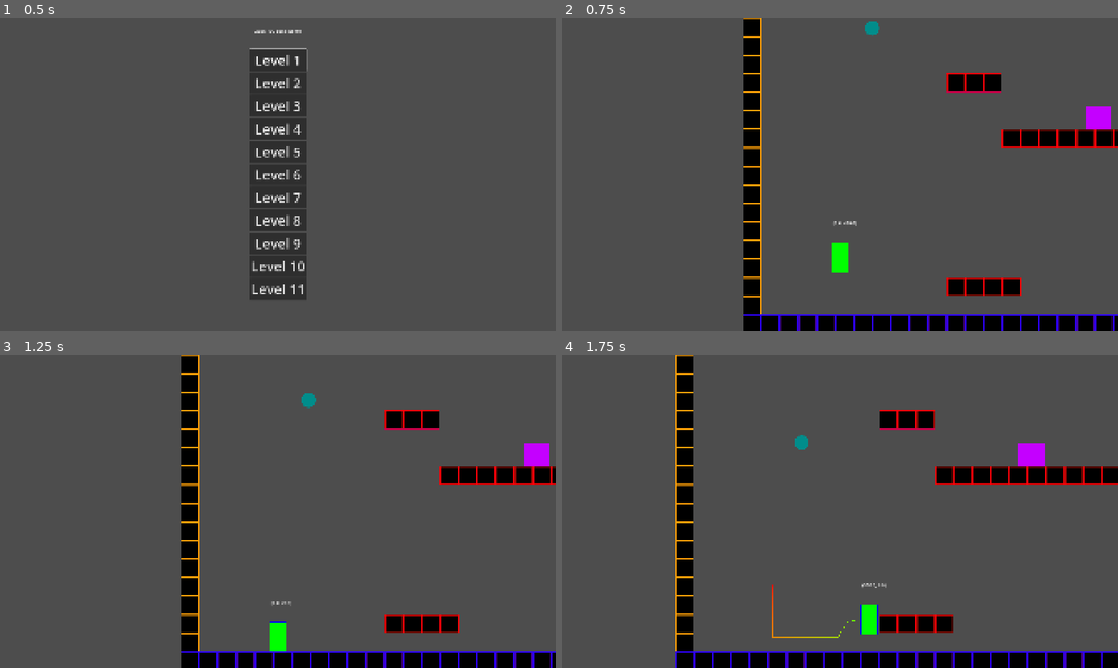
Above: before the commit, frames 1-4 (two rows, left to right).
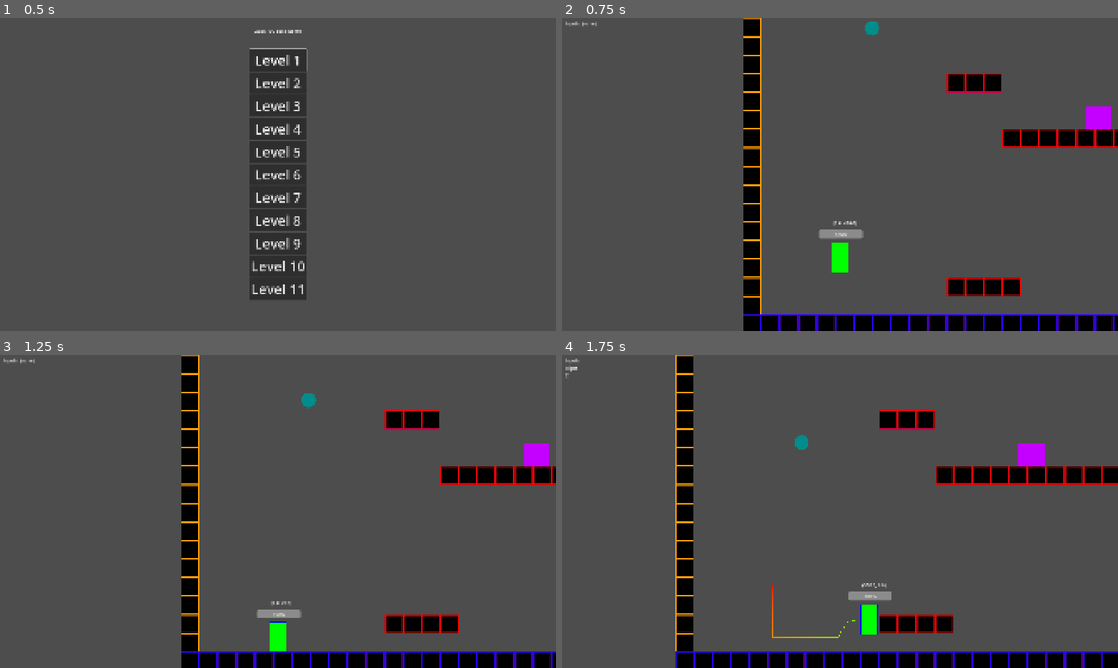
Above: after the commit, the same moments.

Repository: cmoll24/2025_IGC_Vela_Spark
Game: Godot game, scene res://src/main/title.tscn
Two runs of this game, one before a commit and one after it. Both use one fixed random seed, a clock stepped at 60 frames per second and the inputs below.
Inputs:
- Up to frame 1 (0.5 s): no input
- Up to frame 2 (0.75 s): click "Level 1" at 0.5 s
- Up to frame 3 (1.25 s): no input
- Up to frame 4 (1.75 s): tap Enter at 1.25 s; hold Right (move_right) from 1.28 s (still down); hold C (dash) from 1.28 s (still down); tap Z (jump) at 1.52 s

Frame 1 is identical in both runs. In frame 2, 0.3% of the frame differs, in the area x 0-55%, y 1-71%; in frame 3, 0.3%; in frame 4, 0.3%.
Error before the commit: Attempt to call function 'setup' in base 'null instance' on a null instance. (res://src/main/game.gd:19)

Commit message:
Revert "Merge branch 'main' into Chris_Moll"
This reverts commit 93fcd29ad5d930a705ddb4b6d4274282f3e2d2e5, reversing
changes made to 1977f8339d6c3c170d0887f54d7df16f3174f50d.

Diff:
--- a/2025-igc-boss/src/main/game.gd
+++ b/2025-igc-boss/src/main/game.gd
@@ -4,7 +4,6 @@
 var level_file_path = "res://src/levels/level_1V{level_num}.tscn"
 
 @onready var level_container = $level_container
-@onready var hud = $HUD
 
 var current_level : Level
 
@@ -15,5 +14,3 @@
 	var level_scene : PackedScene = load(level_file_path.format({"level_num" : current_level_index}))
 	current_level = level_scene.instantiate()
 	level_container.add_child(current_level)
-
-	hud.setup()
--- a/2025-igc-boss/src/main/hud.gd
+++ b/2025-igc-boss/src/main/hud.gd
@@ -4,21 +4,14 @@
 
 var inputs = {}
 
-@onready var healthbar = $TextureProgressBar
-
 func _ready() -> void:
 	pass
-
-func setup():
-	healthbar.max_value = Global.get_player().health_control.MAX_HEALTH
 
 func _process(_delta: float) -> void:
 	if inputs.is_empty():
 		player_input.text = "Inputs: (none)"
 	else:
 		player_input.text = "Inputs:\n" + "\n".join(inputs.values())
-
-	healthbar.value = Global.get_player().health_control.health
 
 
 func _input(event: InputEvent) -> void:
--- a/2025-igc-boss/src/main/hud.tscn
+++ b/2025-igc-boss/src/main/hud.tscn
@@ -1,11 +1,6 @@
 [gd_scene load_steps=2 format=3 uid="uid://dxq44n7s3ceta"]
 
 [ext_resource type="Script" uid="uid://cbu755oj7nlxw" path="res://src/main/hud.gd" id="1_7of0l"]
-[gd_scene load_steps=4 format=3 uid="uid://dxq44n7s3ceta"]
-
-[ext_resource type="Script" uid="uid://cbu755oj7nlxw" path="res://src/main/hud.gd" id="1_7of0l"]
-[ext_resource type="Texture2D" uid="uid://n5v0b2ld27mk" path="res://assets/debug/projectile.png" id="2_4dl7s"]
-[ext_resource type="Texture2D" uid="uid://b5fylubgb472u" path="res://assets/background/Adobe Express - file (1).png" id="3_yo4nc"]
 
 [node name="HUD" type="CanvasLayer"]
 script = ExtResource("1_7of0l")
@@ -16,16 +11,3 @@
 offset_right = 65.0
 offset_bottom = 30.0
 text = "Inputs:"
-
-[node name="TextureProgressBar" type="TextureProgressBar" parent="."]
-offset_left = 135.0
-offset_top = 36.0
-offset_right = 199.0
-offset_bottom = 100.0
-fill_mode = 4
-texture_under = ExtResource("2_4dl7s")
-texture_over = ExtResource("3_yo4nc")
-texture_progress = ExtResource("2_4dl7s")
-tint_under = Color(1, 0, 0, 1)
-tint_over = Color(0.0051856074, 0.9282323, 1.0431446, 1)
-tint_progress = Color(0, 1, 0, 1)
--- a/2025-igc-boss/src/player/player.tscn
+++ b/2025-igc-boss/src/player/player.tscn
@@ -1,6 +1,7 @@
 [gd_scene load_steps=16 format=3 uid="uid://c6m2t238knjov"]
 
 [ext_resource type="Script" uid="uid://bybhs41x0ko0u" path="res://src/player/playerController.gd" id="1_4anbu"]
+[ext_resource type="Script" uid="uid://c1n2scoew64b3" path="res://src/player/progressBar.gd" id="2_rxibo"]
 [ext_resource type="PackedScene" uid="uid://dkjqxy1egu868" path="res://src/player/playerMovement.tscn" id="3_244u8"]
 [ext_resource type="PackedScene" uid="uid://d0m2s3pjfjhlx" path="res://src/player/playerHealth.tscn" id="4_5f2sf"]
 [ext_resource type="PackedScene" uid="uid://quo4cjhqfu2a" path="res://src/player/playerAttack.tscn" id="5_5f2sf"]
@@ -61,13 +62,6 @@
 &"RESET": SubResource("Animation_o822w")
 }
 
-[sub_resource type="GDScript" id="GDScript_244u8"]
-script/source = "extends ProgressBar
-
-func _ready():
-	hide()
-"
-
 [sub_resource type="RectangleShape2D" id="RectangleShape2D_244u8"]
 size = Vector2(52, 98)
 
@@ -112,8 +106,9 @@
 offset_top = -95.0
 offset_right = 78.0
 offset_bottom = -65.0
+step = 1.0
 fill_mode = 1
-script = SubResource("GDScript_244u8")
+script = ExtResource("2_rxibo")
 
 [node name="PlayerMovement" parent="." node_paths=PackedStringArray("player", "ground_detector", "debug_label") instance=ExtResource("3_244u8")]
 player = NodePath("..")
--- a/2025-igc-boss/src/player/playerController.gd
+++ b/2025-igc-boss/src/player/playerController.gd
@@ -49,8 +49,8 @@
 	$AnimationPlayer.play("Hit")
 	global_position = move_control.last_ground_location
 	health_control.apply_invincibility()
+	health_control.take_damage(10)
 	move_control.apply_immobility(1)
-	health_control.take_damage()
 
 
 func _on_enemy_collide(body: Node2D) -> void:
--- a/2025-igc-boss/src/player/playerHealth.gd
+++ b/2025-igc-boss/src/player/playerHealth.gd
@@ -8,9 +8,9 @@
 @export var health_bar : ProgressBar
 
 @export_category("Health variables")
-@export var MAX_HEALTH := 50
-var health : float = MAX_HEALTH
-var healthBarSegments = 5
+@export var MAX_HEALTH := 100
+var health: int = 100
+var current_health = MAX_HEALTH
 
 @export var INVINCIBILITY_DURATION : float = 1.0
 
@@ -19,24 +19,18 @@
 
 func _ready() -> void:
 	health_bar.max_value = MAX_HEALTH
-	health_bar.value = health
+	health_bar.value = current_health
 
 	hitbox.body_entered.connect(_on_player_hitbox_body_entered)
 	hitbox.body_exited.connect(_on_player_hitbox_body_exited)
 
+func take_damage(amount: int) -> void:
+	#current_health - amount, 0 to make sure the health dont go under 0
+	current_health = max(current_health - amount, 0)
+	health_bar.value = current_health
+	print("Player hit! Health:", current_health)
 
-func take_damage() -> void:
-	#health - amount, 0 to make sure the health dont go under 0
-	health = int(health) - (int(health) % 10)
-	health_bar.value = health
-	print("Player hit! Health:", health)
-	if health <= 0:
-		player.die()
-
-func _process(delta):
-	health = health - delta
-	health_bar.value = health
-	if health <= 0:
+	if current_health <= 0:
 		player.die()
 
 func _on_invincibility_timer_timeout() -> void:
@@ -52,7 +46,7 @@
 func hit(attacker: Node2D) -> void:
 	if invincibility_timer.is_stopped():
 		player.animation_player.play("Hit")
-		take_damage()
+		take_damage(10)
 		apply_invincibility()
 		player.move_control.apply_knockback(attacker.global_position)
 		print("hit!")
--- /dev/null
+++ b/2025-igc-boss/src/player/progressBar.gd
@@ -0,0 +1,4 @@
+extends ProgressBar
+
+func _ready():
+	pass
Binary file removed: 2025-igc-boss/assets/Progress Bar.png
Not shown, removed: 2025-igc-boss/assets/Progress Bar.png.import
Binary file removed: 2025-igc-boss/assets/background/Adobe Express - file (1).png
Not shown, removed: 2025-igc-boss/assets/background/Adobe Express - file (1).png.import
Binary file removed: 2025-igc-boss/assets/background/Adobe Express - file.png
Not shown, removed: 2025-igc-boss/assets/background/Adobe Express - file.png.import
Not shown, removed: 2025-igc-boss/assets/debug/Progress Bar.png.import
Binary file removed: 2025-igc-boss/assets/debug/Progress_Bar-removebg-preview (1).png
Not shown, removed: 2025-igc-boss/assets/debug/Progress_Bar-removebg-preview (1).png.import
Not shown, added: 2025-igc-boss/src/player/progressBar.gd.uid
